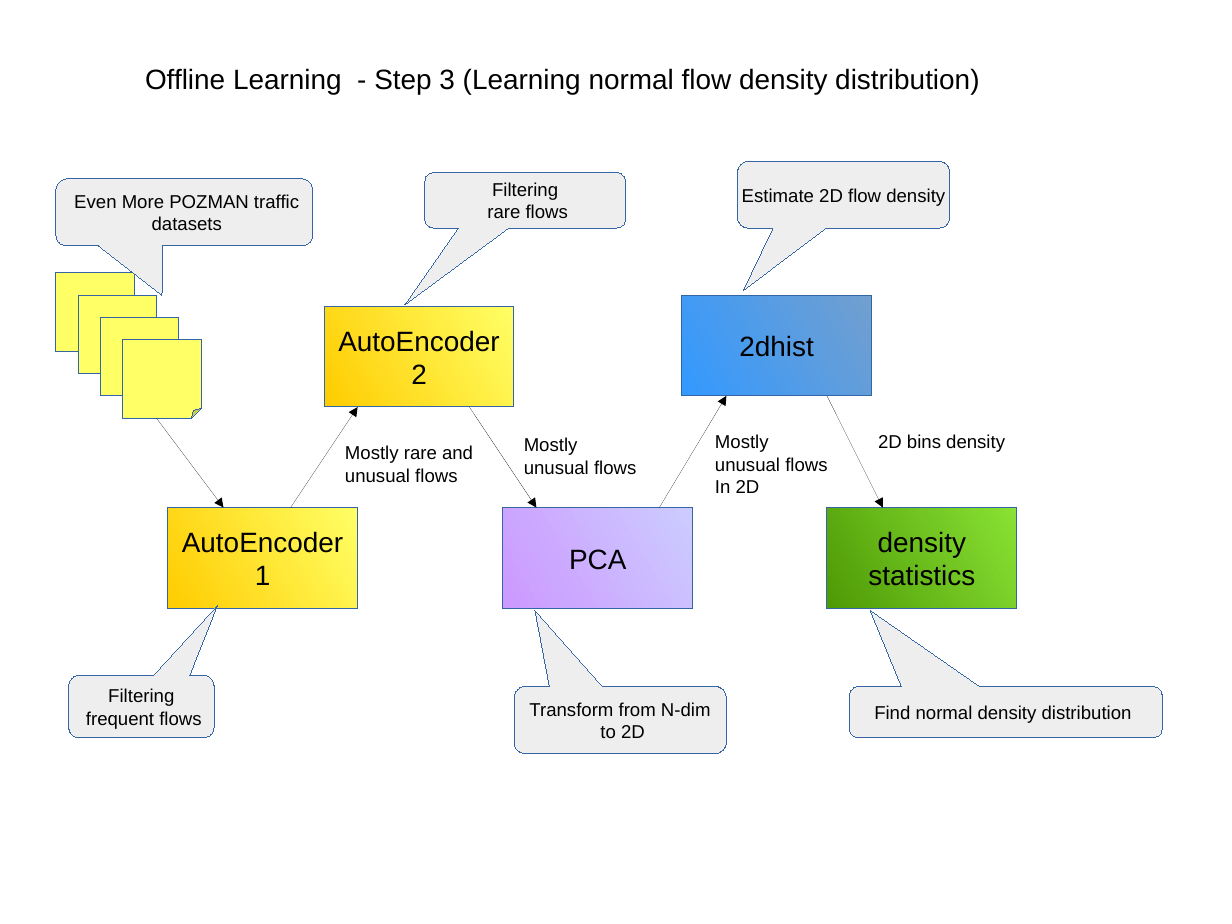
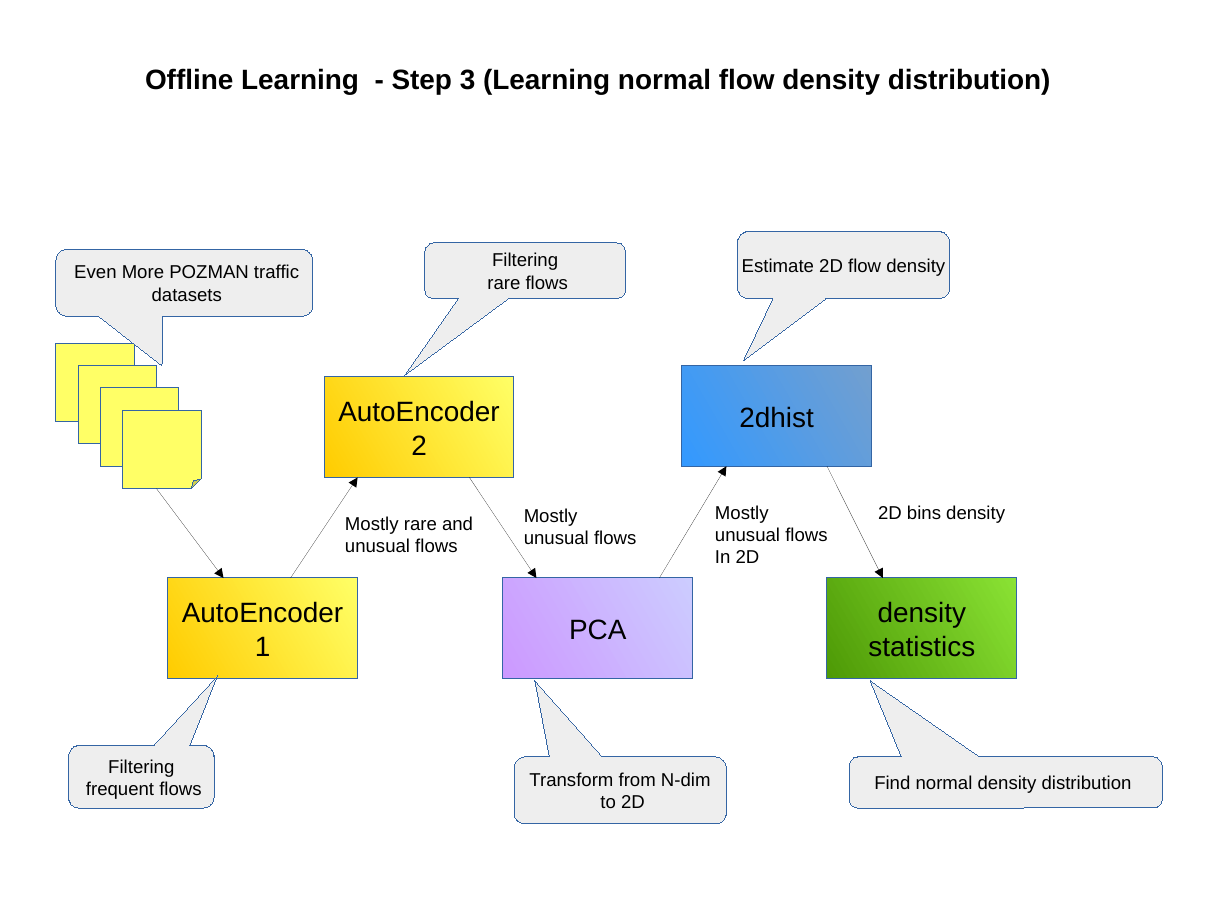
Before and after one commit to damomeen/machine_learning_various, a slide deck: slide 5 of Density anomalities.odp (slide 4 before the commit). Drawn at 1232x924 pixels with LibreOffice and Linux fonts; fonts in the diff are those of the drawing. Boxes give left, top, right and bottom in pixels: in the first picture for what was removed or moved away, otherwise in the second. Text is boxed around its words. In the diff, an @@ line names an element or a change of style, - is before the commit and + after.

```diff
--- a/Density anomalities.odp
+++ b/Density anomalities.odp
@@ text "Offline Learning - Step 3 ..." at box(145, 68, 1051, 94): bold on @@
@@ folded corner: place and size @@
-folded corner at box(123, 340, 201, 418)
+folded corner at box(56, 343, 134, 421)
@@ folded corner at box(56, 343, 134, 421): proportions changed @@
@@ folded corner: place and size @@
-folded corner at box(101, 318, 179, 396)
+folded corner at box(78, 366, 157, 444)
@@ folded corner: place and size @@
-folded corner at box(78, 295, 157, 373)
+folded corner at box(101, 388, 179, 466)
@@ folded corner at box(123, 410, 201, 489): proportions changed @@
@@ folded corner: place and size @@
-folded corner at box(56, 273, 134, 351)
+folded corner at box(123, 410, 201, 489)
@@ 6 rounded speech boxes, 5 rectangles, 5 arrows, 4 texts: place and size @@
-6 rounded speech boxes, 5 rectangles, 5 arrows, 4 texts at box(56, 161, 1163, 754)
+6 rounded speech boxes, 5 rectangles, 5 arrows, 4 texts at box(56, 231, 1163, 824)
```
Also in this commit, not shown: 4 other slides changed, 1 slide added, 2 other files.
